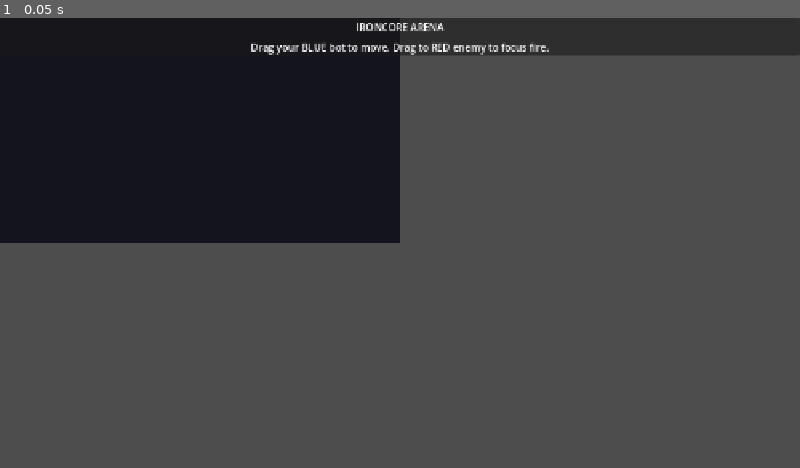
Above: before the commit, frame 1.
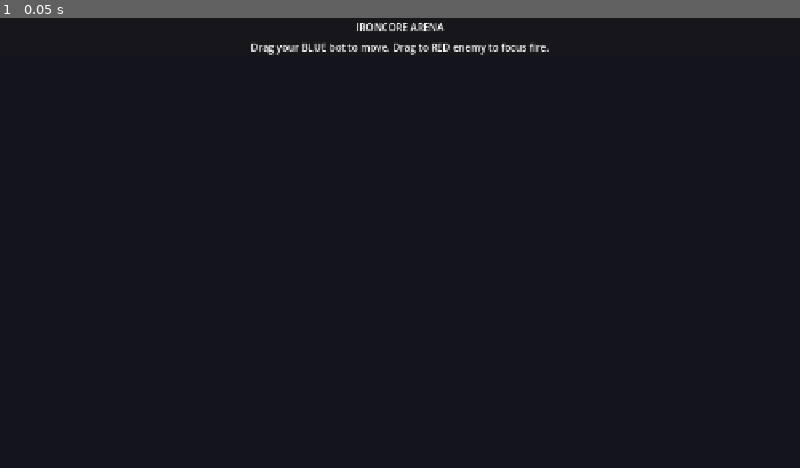
Above: after the commit, the same moment.

Repository: Ostn-DX/ironcore-arena
Game: Godot game, scene res://scenes/main.tscn
Same seed, same stepped clock (60 frames per second), same inputs: the game is played once before the commit and once after it.
Inputs:
- Up to frame 1 (0.05 s): no input

The runs differ from the first frame. In frame 1, 71% of the frame differs, in the area x 0-100%, y 0-100%.
Error after the commit: Parse Error: Variable "camera" has the same name as a previously declared variable. (res://src/ui/battle_screen.gd:34)

Commit message:
Simplify BattleScreen: remove SubViewport, render directly to screen

Diff:
--- a/project/scenes/battle_screen.tscn
+++ b/project/scenes/battle_screen.tscn
@@ -11,32 +11,16 @@
 grow_vertical = 2
 script = ExtResource("1_battle")
 
-[node name="ArenaViewport" type="SubViewportContainer" parent="."]
-layout_mode = 1
-anchors_preset = 15
-anchor_right = 1.0
-anchor_bottom = 1.0
-grow_horizontal = 2
-grow_vertical = 2
-stretch = true
+[node name="ArenaContainer" type="Node2D" parent="."]
 
-[node name="ArenaViewport" type="SubViewport" parent="ArenaViewport"]
-handle_input_locally = false
-size = Vector2i(1280, 720)
-render_target_update_mode = 4
-
-[node name="ArenaContainer" type="Node2D" parent="ArenaViewport/ArenaViewport"]
-
-[node name="Background" type="ColorRect" parent="ArenaViewport/ArenaViewport/ArenaContainer"]
+[node name="Background" type="ColorRect" parent="ArenaContainer"]
 offset_right = 1280.0
 offset_bottom = 720.0
 color = Color(0.08, 0.08, 0.12, 1.0)
 
-[node name="GridLines" type="Node2D" parent="ArenaViewport/ArenaViewport/ArenaContainer"]
+[node name="Bots" type="Node2D" parent="ArenaContainer"]
 
-[node name="Bots" type="Node2D" parent="ArenaViewport/ArenaViewport/ArenaContainer"]
-
-[node name="Projectiles" type="Node2D" parent="ArenaViewport/ArenaViewport/ArenaContainer"]
+[node name="Projectiles" type="Node2D" parent="ArenaContainer"]
 
 [node name="BattleHUD" type="Control" parent="."]
 layout_mode = 1
--- a/project/src/ui/battle_screen.gd
+++ b/project/src/ui/battle_screen.gd
@@ -1,11 +1,9 @@
 extends Control
 ## BattleScreen — arena view, HUD, command input.
 
-@onready var arena_viewport_container: SubViewportContainer = $ArenaViewport
-@onready var arena_viewport: SubViewport = $ArenaViewport/ArenaViewport
-@onready var arena_container: Node2D = $ArenaViewport/ArenaViewport/ArenaContainer
-@onready var bots_container: Node2D = $ArenaViewport/ArenaViewport/ArenaContainer/Bots
-@onready var projectiles_container: Node2D = $ArenaViewport/ArenaViewport/ArenaContainer/Projectiles
+@onready var arena_container: Node2D = $ArenaContainer
+@onready var bots_container: Node2D = $ArenaContainer/Bots
+@onready var projectiles_container: Node2D = $ArenaContainer/Projectiles
 @onready var hud: Control = $BattleHUD
 
 # Visual representations
@@ -25,7 +23,6 @@
 
 
 func _ready() -> void:
-	_setup_camera()
 	_setup_signals()
 
 	# Start test battle after short delay
@@ -33,11 +30,8 @@
 	_start_test_battle()
 
 
-func _setup_camera() -> void:
-	camera = Camera2D.new()
-	camera.anchor_mode = Camera2D.ANCHOR_MODE_FIXED_TOP_LEFT
-	camera.position = Vector2(640, 360)  # Center of 1280x720
-	arena_container.add_child(camera)
+# Camera
+var camera: Camera2D = null
 
 
 func _setup_signals() -> void:
